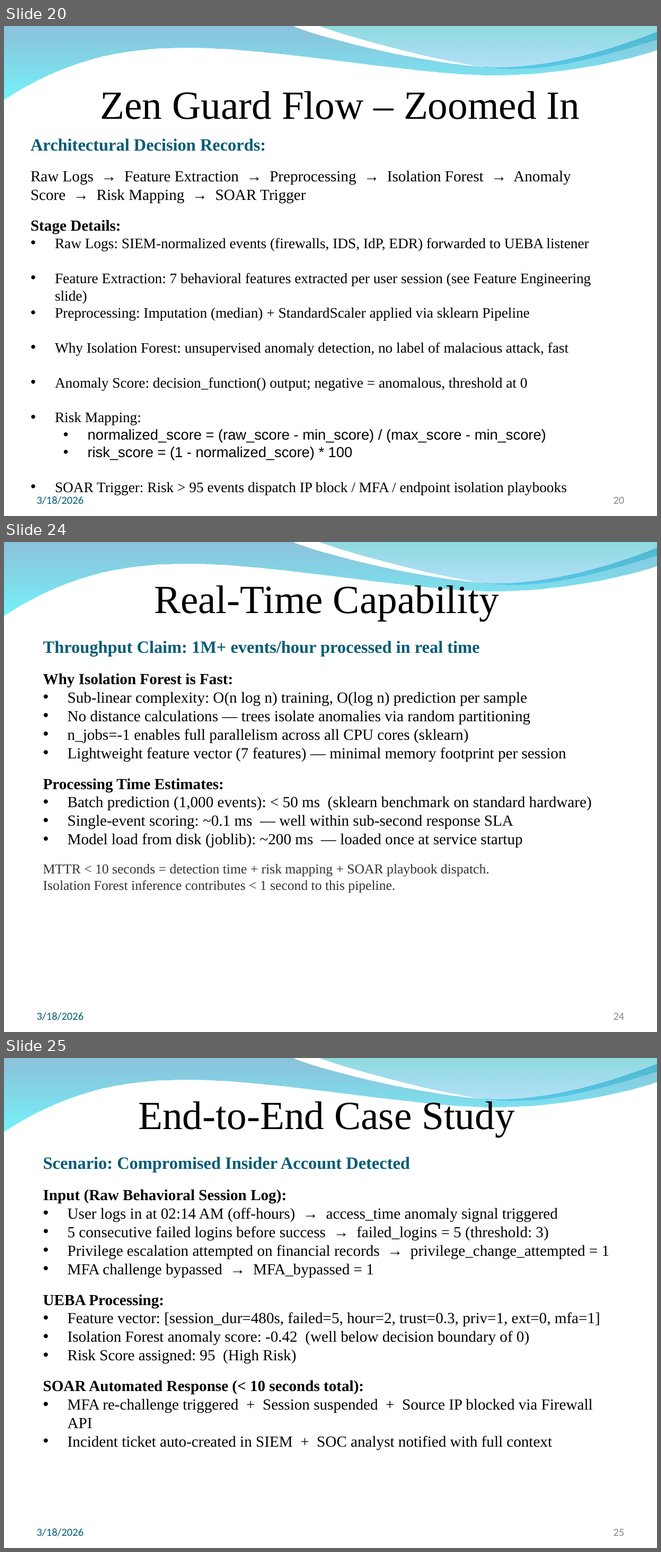
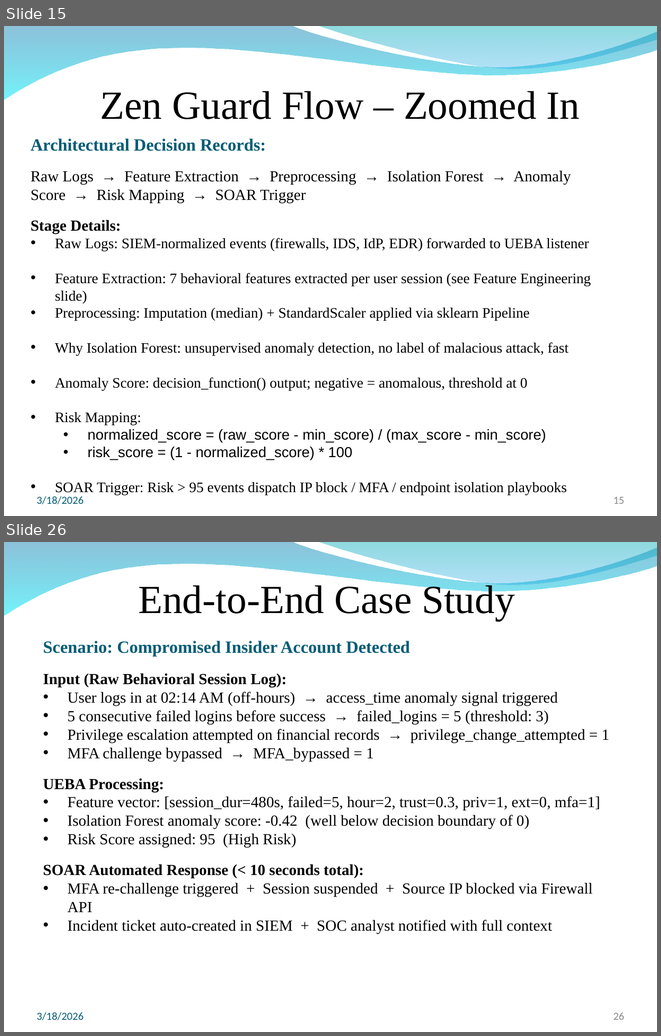
Before and after one commit to Jaiguruu/ZenGaurd---implementation, a slide deck: docs/presentations/ZenGuard_Review1_Updated.pptx. Shown one above the other, each under a label of ours: slides 20, 24 and 25 before the commit, slides 15 and 26 after it; the slides between them are not shown. The pictures are 661x1552 and 661x1036 pixels, drawn with LibreOffice and Linux fonts; fonts in the diff are those of the drawing; background and template pictures are left out. Boxes give left, top, right and bottom in pixels: in the first picture for what was removed or moved away, otherwise in the second. Text is boxed around its words. In the diff, an @@ line names an element or a change of style, - is before the commit and + after.

```diff
--- a/docs/presentations/ZenGuard_Review1_Updated.pptx
+++ b/docs/presentations/ZenGuard_Review1_Updated.pptx
@@ slide 24 removed at [4, 542, 657, 1032], background picture (left out); not listed: 2 template elements that a slide beside it also shows @@
@@ text removed at [154, 582, 499, 621] @@
-Real-Time Capability
@@ text removed at [43, 641, 592, 892] @@
-Throughput Claim: 1M+ events/hour processed in real time
-Why Isolation Forest is Fast:
-• Sub-linear complexity: O(n log n) training, O(log n) prediction per sample
-• No distance calculations — trees isolate anomalies via random partitioning
-• n_jobs=-1 enables full parallelism across all CPU cores (sklearn)
-• Lightweight feature vector (7 features) — minimal memory footprint per session
-Processing Time Estimates:
-• Batch prediction (1,000 events): < 50 ms (sklearn benchmark on standard hardware)
-• Single-event scoring: ~0.1 ms — well within sub-second response SLA
-• Model load from disk (joblib): ~200 ms — loaded once at service startup
-MTTR < 10 seconds = detection time + risk mapping + SOAR playbook dispatch.
-Isolation Forest inference contributes < 1 second to this pipeline.
@@ text removed at [37, 1012, 84, 1020] @@
-3/18/2026
@@ page number removed at [614, 1013, 625, 1020] @@
-24
@@ what was slide 20 is now slide 15 @@
@@ page number at [614, 497, 625, 504]: text changed @@
-20
+15
@@ what was slide 25 is now slide 26 @@
@@ page number at [614, 1012, 625, 1020]: text changed @@
-25
+26
```
Also in this commit, not shown: 3 slides changed, 2 slides added, 3 other slides removed.
